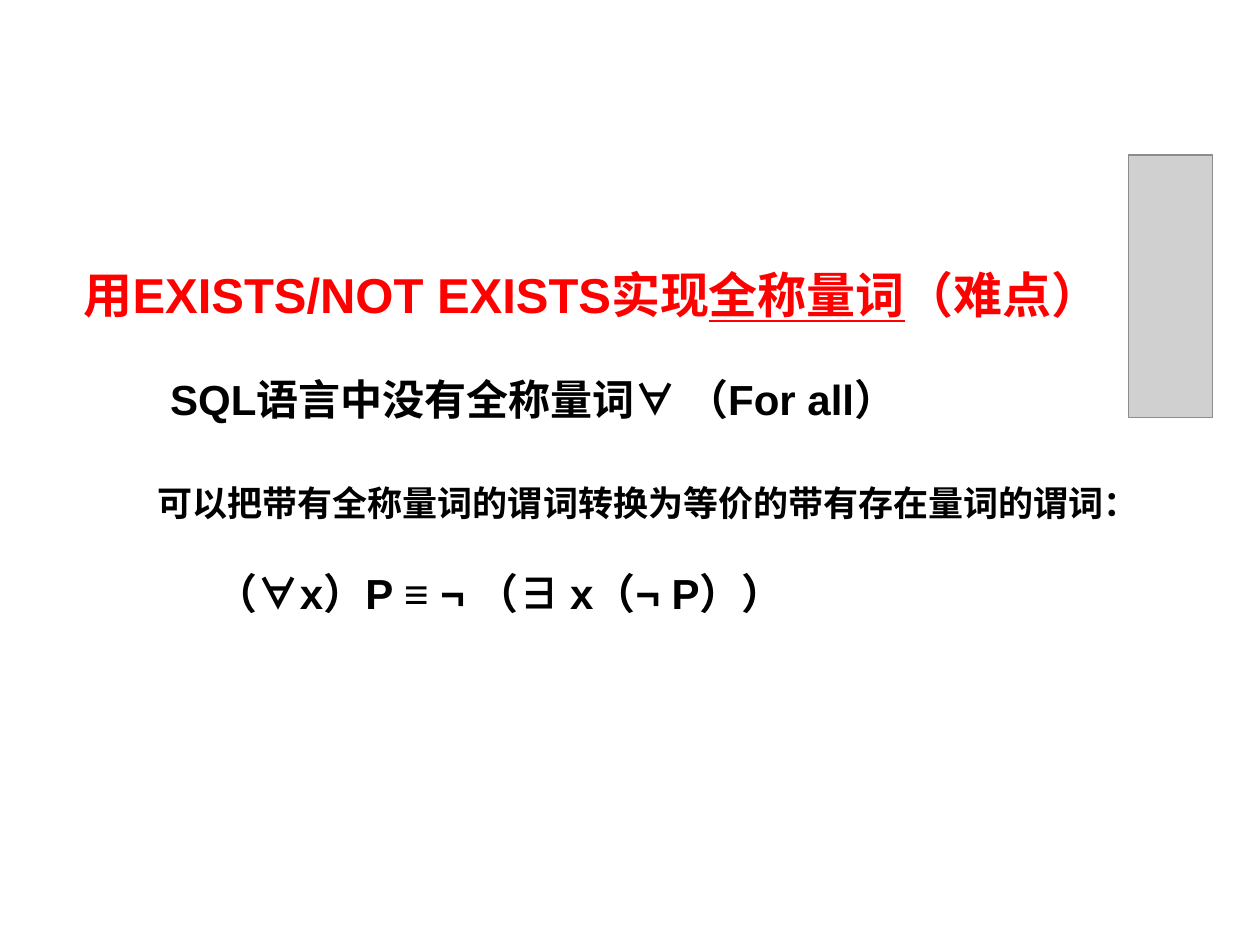
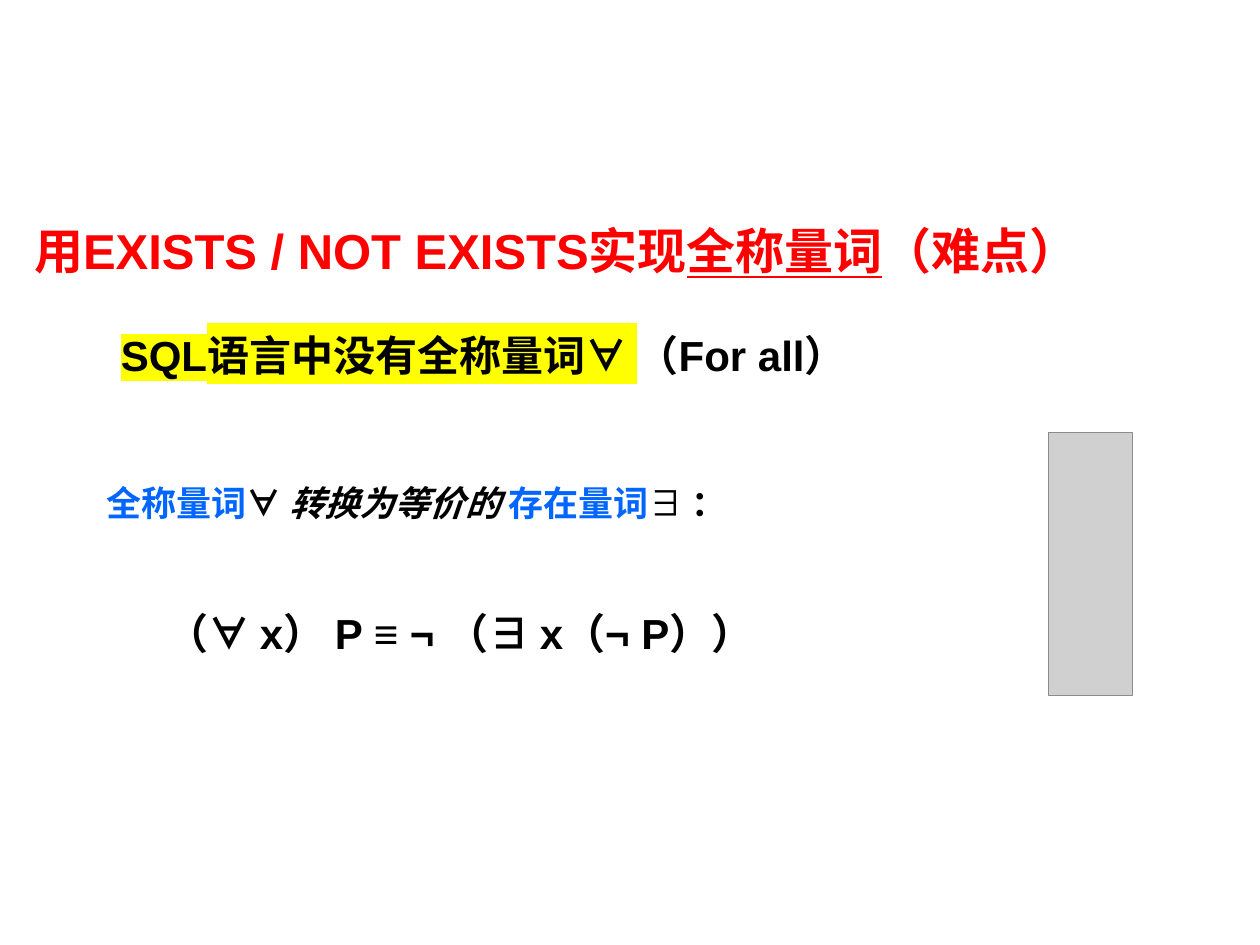
Before and after one commit to HBU/DataBase, a slide deck: slide 51 of PPT/PPT2020/DB第03章（2）-2020.pptx. Drawn at 1260x945 pixels with LibreOffice and Linux fonts; fonts in the diff are those of the drawing; grey boxes stand for pictures; background and template pictures are left out. Boxes give left, top, right and bottom in pixels: in the first picture for what was removed or moved away, otherwise in the second. Text is boxed around its words. In the diff, an @@ line names an element or a change of style, - is before the commit and + after.

```diff
--- a/PPT/PPT2020/DB第03章（2）-2020.pptx
+++ b/PPT/PPT2020/DB第03章（2）-2020.pptx
@@ text "用EXISTS / NOT EXISTS实现全称量词（难点）": place and size @@
-text "用EXISTS / NOT EXISTS实现全称量词（难点）" at <box>84,274,1139,613</box>
+text "用EXISTS / NOT EXISTS实现全称量词（难点）" at <box>34,230,1079,653</box>
@@ text at <box>34,230,1079,278</box>: spaces changed @@
-用EXISTS/NOT EXISTS实现全称量词（难点）
+用EXISTS / NOT EXISTS实现全称量词（难点）
@@ text at <box>121,335,847,380</box>: highlight none to #FFFF00 in "SQL语言中没有全称量词∀" @@
@@ picture: place and size @@
-picture at <box>1129,155,1213,417</box>
+picture at <box>1048,433,1133,696</box>
@@ text at <box>106,486,753,653</box>: text changed @@
-  可以把带有全称量词的谓词转换为等价的带有存在量词的谓词：
-（∀x）P ≡ ¬ （∃ x（¬ P））
+  全称量词∀ 转换为等价的 存在量词∃ ：
+（∀ x） P ≡ ¬ （∃ x（¬ P））
```
Also in this commit, not shown: 17 other slides changed, 2 slides added, 3 other files.
